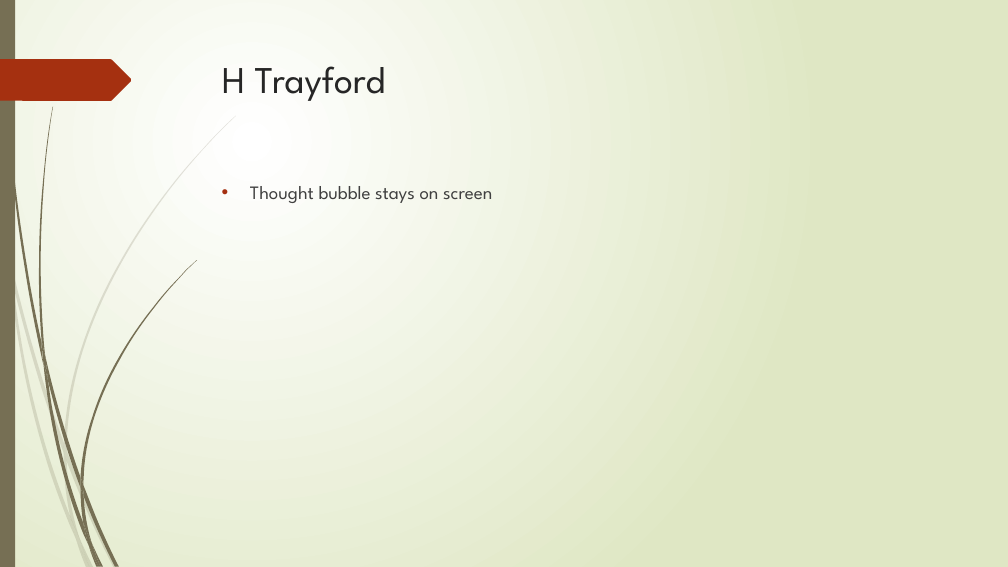
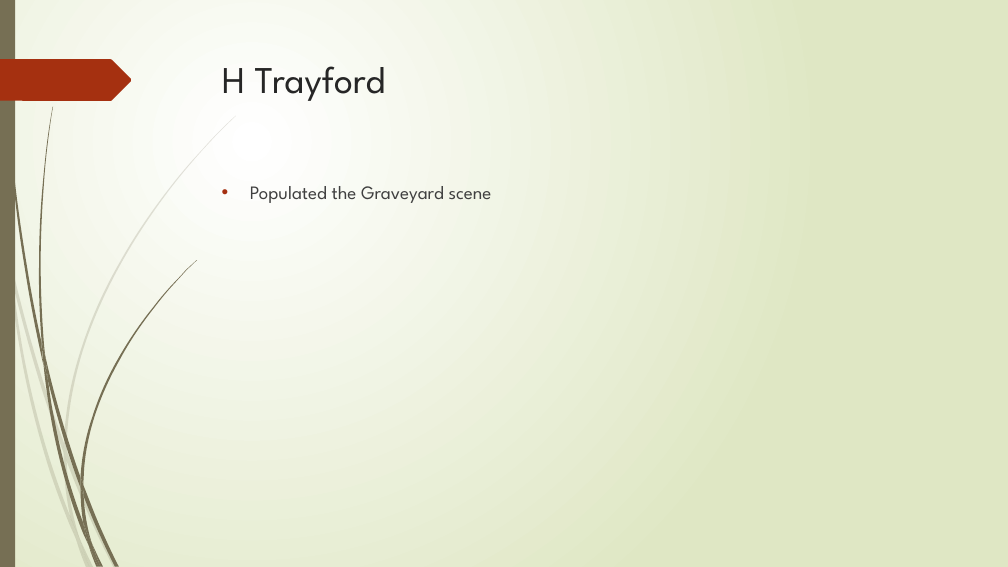
Before and after one commit to gamkedo-la/the-night-of-the-liche, a slide deck: slide 3 of reference/Week 10.pptx. Drawn at 1008x567 pixels with LibreOffice and Linux fonts; fonts in the diff are those of the drawing. Boxes give left, top, right and bottom in pixels: in the first picture for what was removed or moved away, otherwise in the second. Text is boxed around its words. In the diff, an @@ line names an element or a change of style, - is before the commit and + after.

```diff
--- a/reference/Week 10.pptx
+++ b/reference/Week 10.pptx
@@ text at <box>250,186,492,203</box>: text changed @@
-• Thought bubble stays on screen
+• Populated the Graveyard scene
```
Also in this commit, not shown: 2 other slides changed, 1 slide added, 1 slide removed, 2 other files.
